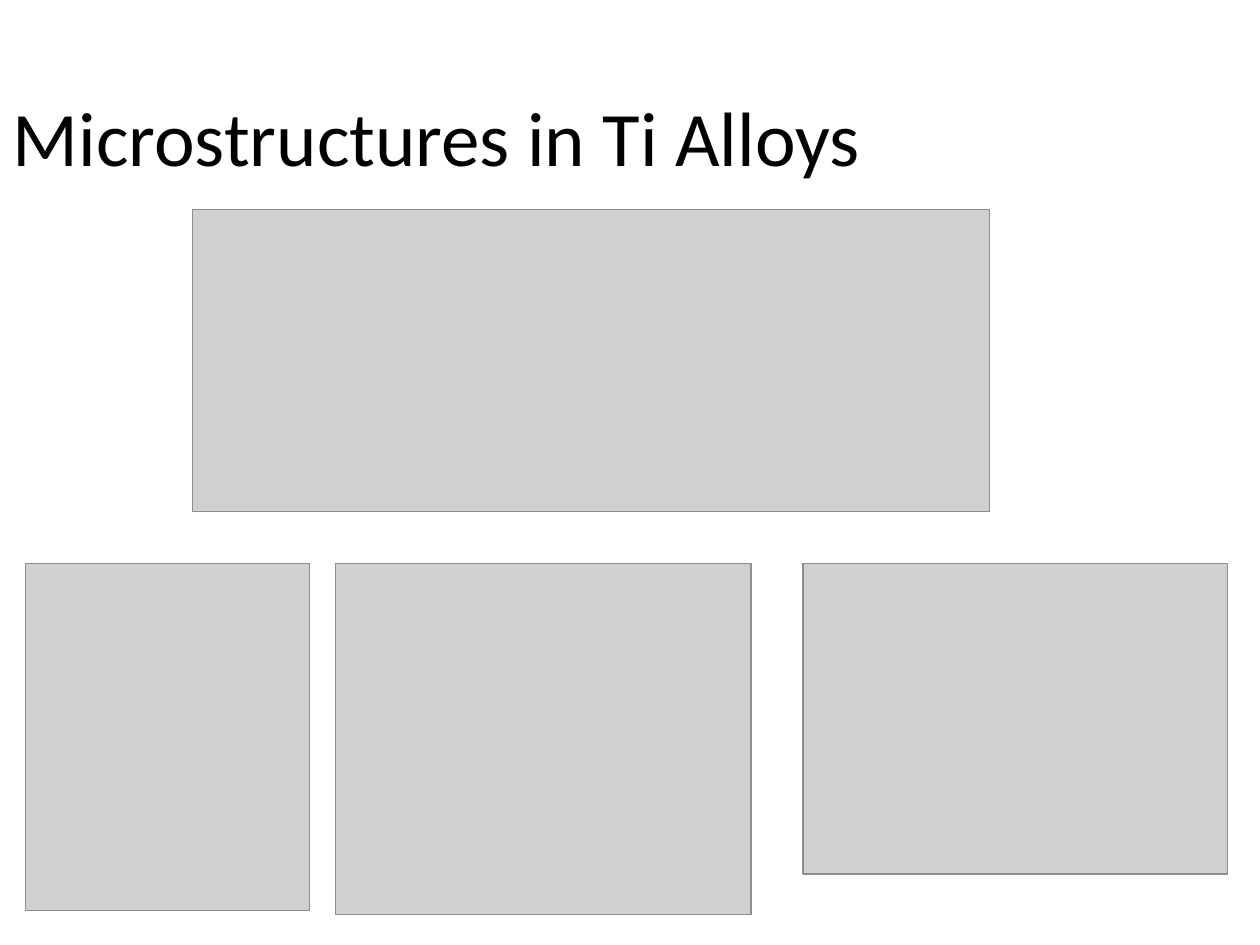
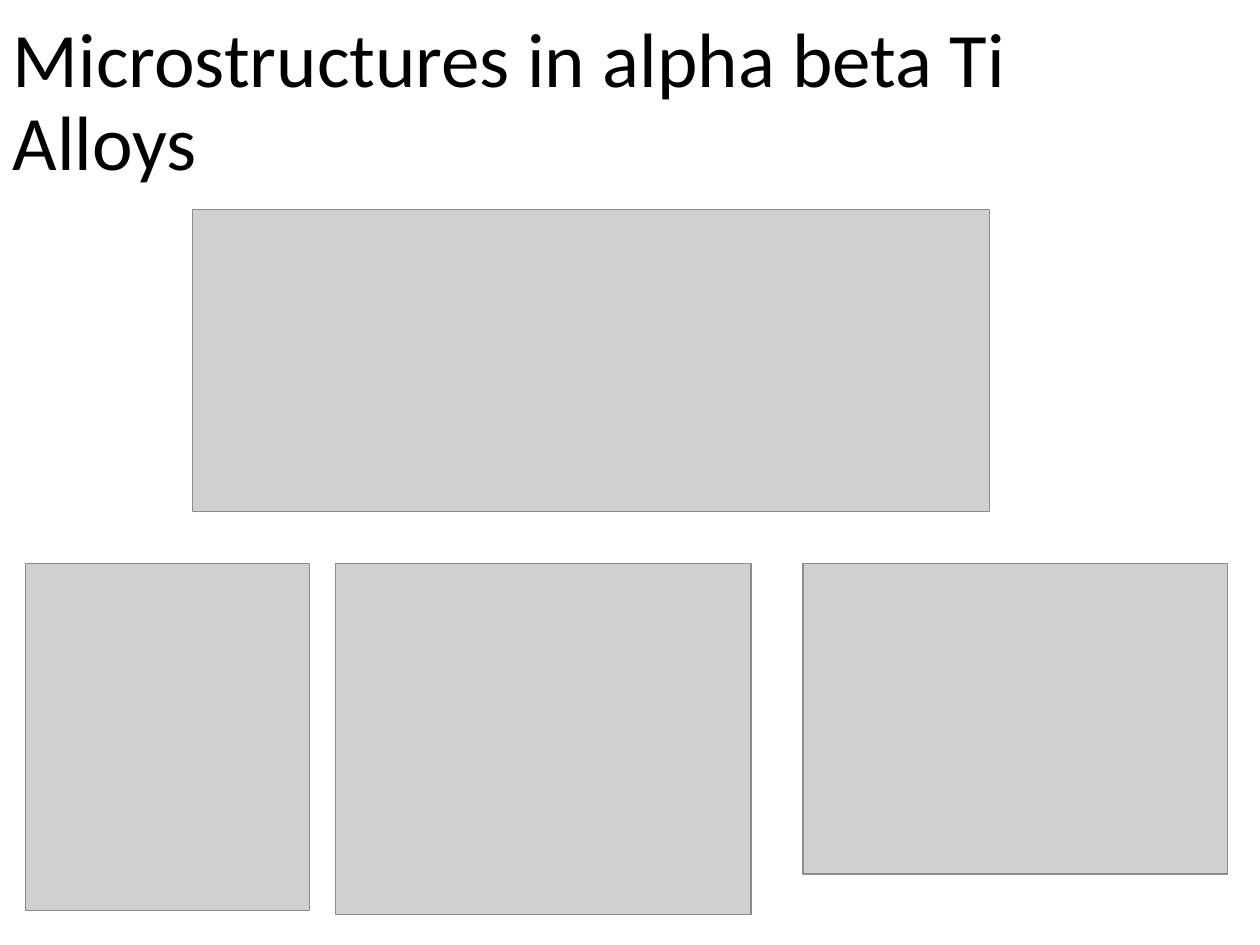
Before and after one commit to Sharanc25/Elements, a slide deck: slide 4 of Thesis/Comprehensive Exam/References/yazar.pptx. Drawn at 1260x945 pixels with LibreOffice and Linux fonts; fonts in the diff are those of the drawing; grey boxes stand for pictures. Boxes give left, top, right and bottom in pixels: in the first picture for what was removed or moved away, otherwise in the second. Text is boxed around its words. In the diff, an @@ line names an element or a change of style, - is before the commit and + after.

Commit message:
/ ‘Thesis/Comprehensive Exam/References/yazar.pptx’

```diff
--- a/Thesis/Comprehensive Exam/References/yazar.pptx
+++ b/Thesis/Comprehensive Exam/References/yazar.pptx
@@ title at <box>13,33,1005,183</box>: text changed @@
-Microstructures in Ti Alloys
+Microstructures in alpha beta Ti Alloys
```
Also in this commit, not shown: 1 slide added.
